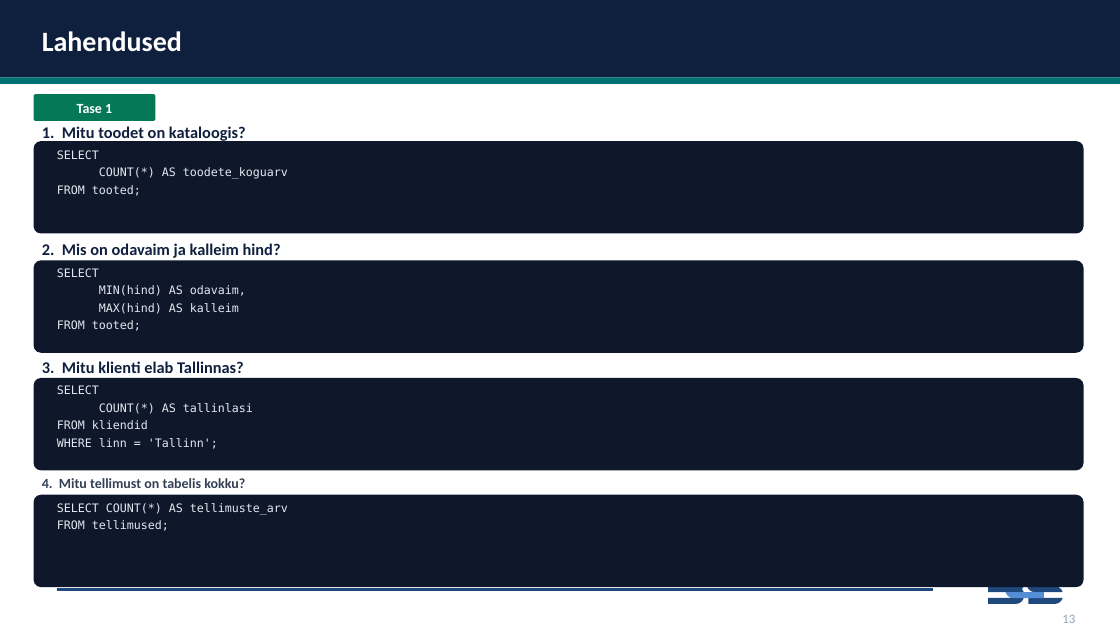
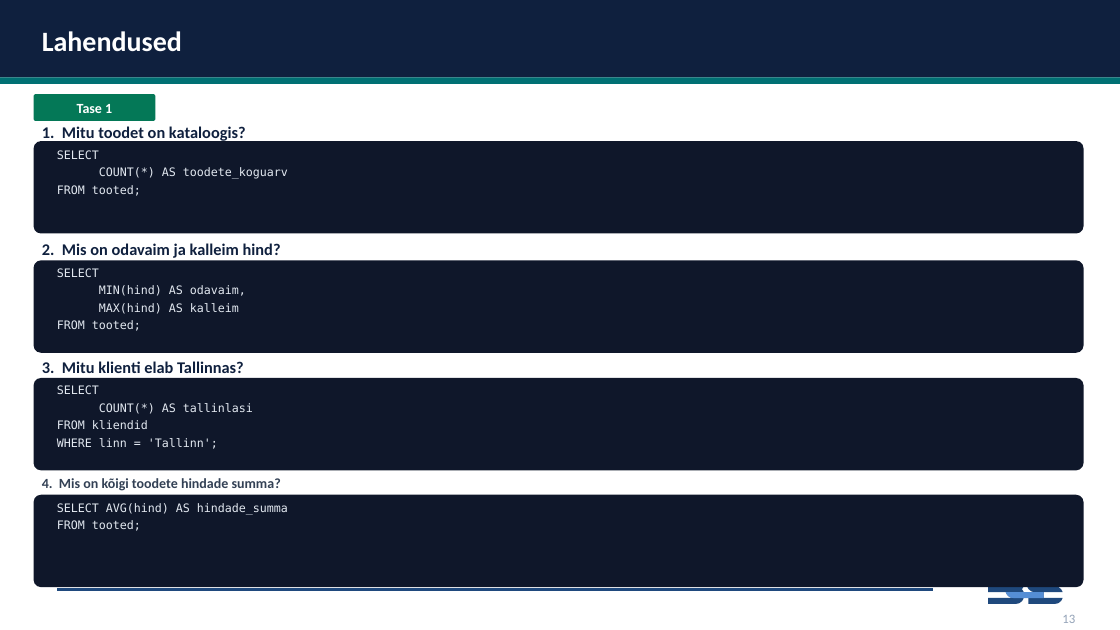
Before and after one commit to emilieabel/andmetarkus, a slide deck: slide 11 of Materjalid/Day7 SQL/7-paev-andmetarkus-esitlus.pptx (slide 12 before the commit). Drawn at 1120x630 pixels with LibreOffice and Linux fonts; fonts in the diff are those of the drawing. Boxes give left, top, right and bottom in pixels: in the first picture for what was removed or moved away, otherwise in the second. Text is boxed around its words. In the diff, an @@ line names an element or a change of style, - is before the commit and + after.

```diff
--- a/Materjalid/Day7 SQL/7-paev-andmetarkus-esitlus.pptx
+++ b/Materjalid/Day7 SQL/7-paev-andmetarkus-esitlus.pptx
@@ text at <box>42,478,281,491</box>: text changed @@
-4. Mitu tellimust on tabelis kokku?
+4. Mis on kõigi toodete hindade summa?
@@ text at <box>57,503,288,531</box>: text changed @@
-SELECT COUNT(*) AS tellimuste_arv
-FROM tellimused;
+SELECT AVG(hind) AS hindade_summa
+FROM tooted;
```
Also in this commit, not shown: 21 other slides changed, 2 slides removed, 2 other files.
